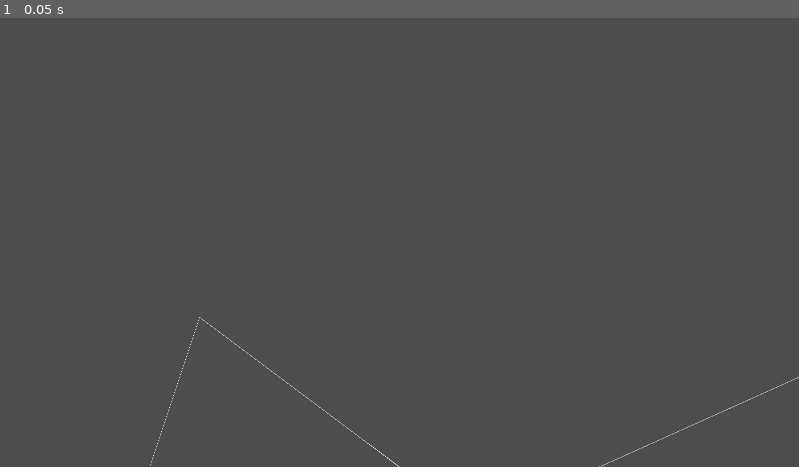
Above: before the commit, frame 1.
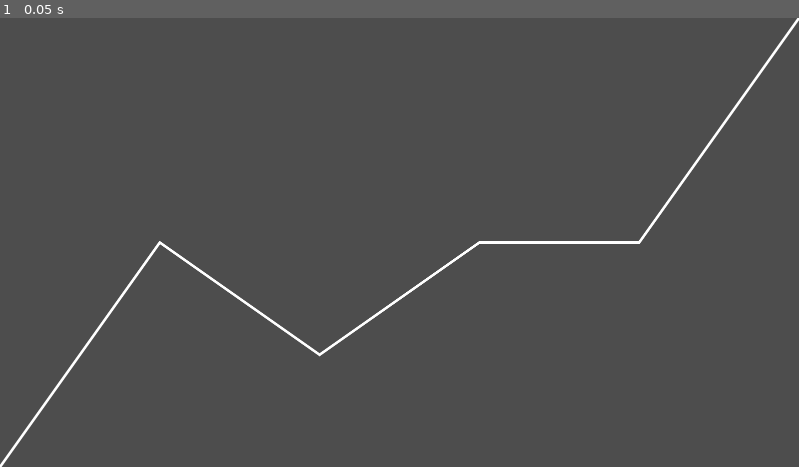
Above: after the commit, the same moment.

Repository: VoxelChicken/Godot-ChartDesigner
Game: Godot game, scene res://line_graph.tscn
The game is run twice, just before and just after one commit, with the same random seed, the same clock (stepped at 60 frames per second) and the same inputs.
Inputs:
- Up to frame 1 (0.05 s): no input

The runs differ from the first frame. In frame 1, 1.1% of the frame differs, in the area x 0-100%, y 0-100%.

Commit message:
First version of working LineGraph2D Commit

Diff:
--- a/line_graph.gd
+++ b/line_graph.gd
@@ -1,21 +1,29 @@
 @icon("res://LineGraph2D.png")
 
-## The LineGraph2D is the Add-on alternative to writing your own line graph. It makes making a line graph simple and easy. To set up the size of the line graph, you just have resize the control node in the editor.
+## The [code] LineGraph2D [/code] is the Add-on alternative to writing your own line graph. It makes making a line graph simple and easy. To set up the size of the [code] LineGraph2D [/code], you just have resize the control node in the editor.
 ## Follow up with a glance at the inspector - it has the variables required for building the line graph, and most importantly, it has the [code] PackedVector2Array [/code] for the points.
 ## The variables, apart from the [code] PackedFloat64Array [/code], include Color, Width, and Anti-aliasing. Tune these to your preference and you have yourself an easy line graph, enjoy![br][br]
 ## (Note: This is an open-source passion project by a solo developer. Updates are most likely not going to appear at regular intervals, but rather, at random.)
 class_name LineGraph2D
 extends Control
 
-## The 'values' array is the array for the values displayed on the y axis in the LineGraph2D. It is also exported to the inspector on the right side of the screen (default setting).
+## The 'values' [code] array [/code] is the array for the values displayed on the [code] y axis [/code] in the LineGraph2D. It is also exported to the inspector on the right side of the screen (default setting).
 @export var values: PackedFloat64Array
-## This variable is simply exported to the inspector, where you can choose which color you want the LineGraph2D to have.
+## This variable is simply exported to the inspector, where you can choose which color you want the [code] LineGraph2D [/code] to have.
 @export var color: Color
-## This variable is also exported to the editor. This is the width of the LineGraph2D. Setting it to -1 makes the line as thin as possible, in some cases, even less than 1 pixel wide.
+## This variable is also exported to the editor. This is the width of the [code] LineGraph2D [/code]. Setting it to -1 makes the line as thin as possible, in some cases, even less than 1 pixel wide.
 @export var width: float
-## This is the antialiasing variable. It's also exported to the inspector. The antialiasing makes the pixelated lines smooth.
+## This is the antialiasing [code] bool [/code]. It's also exported to the inspector. The antialiasing makes the pixelated lines smooth if '[code] True [/code]' ('On').
 @export var antialiasing: bool
+## This [code] bool [/code] makes the [code] LineGraph2D [/code] adaptable to the values. e.g.: if you have something that is more than a 0 as a minimum value, the graph adapts to the minimum variable, so that the bottom part of the LineGraph2D isn't the "zero line", but rather the minimum variable itself.
+@export var value_adapting: bool
 
+## This method ([code]set_values[/code]) replaces the current values with new ones. It can be called when a function is pressed, like:
+##
+## [codeblock]
+## func _on_button_pressed() -> void:
+## 	set_values([4, 2, 5, 1])
+## [/codeblock]
 func set_values(new_values: PackedFloat64Array) -> void:
 	values = new_values
 	queue_redraw()
@@ -43,15 +51,20 @@
 			min = value
 		# The for loop above cycles through the array 'values' and assigns 'min' and 'max' accordingly. (Declaration of the variables in the code above)
 
-	for i in total_point_count:
-		vector2_array[i] = Vector2(
-			x_increment * i,
-			(y_size * (max - min)) / values[i]
-		)
+	if value_adapting == false:
+		for i in total_point_count:
+			vector2_array[i] = Vector2(
+				x_increment * i, # x value
+				y_size - (y_size / max * values[i]) # y value
+				)
+	else:
+		print("Not developed yet, sorry!")
 
 	print("Maximum:")
 	print(max)
 	print("Minimum:")
 	print(min)
+	print("PackedVector2Array:")
+	print(vector2_array)
 
 	draw_polyline(vector2_array, color, width, antialiasing)
--- a/line_graph.tscn
+++ b/line_graph.tscn
@@ -10,6 +10,7 @@
 grow_horizontal = 2
 grow_vertical = 2
 script = ExtResource("1_3y48l")
-values = PackedFloat64Array(2, 6, 4, 4, 5)
+values = PackedFloat64Array(0, 2, 1, 2, 2, 4)
 color = Color(1, 1, 1, 1)
-width = 1.0
+width = 5.0
+antialiasing = true
